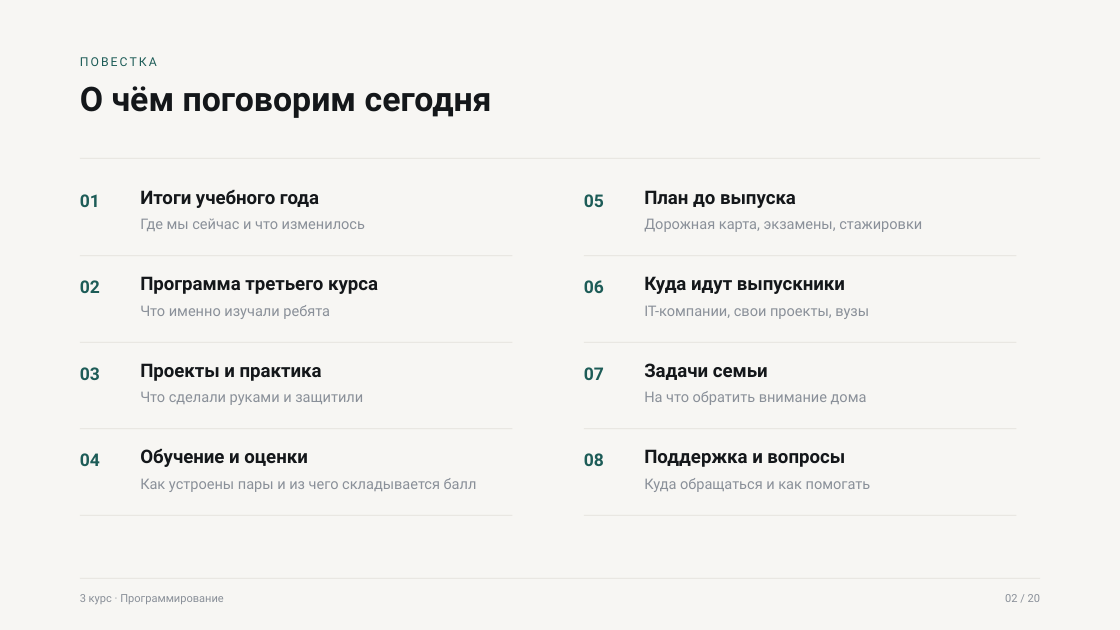
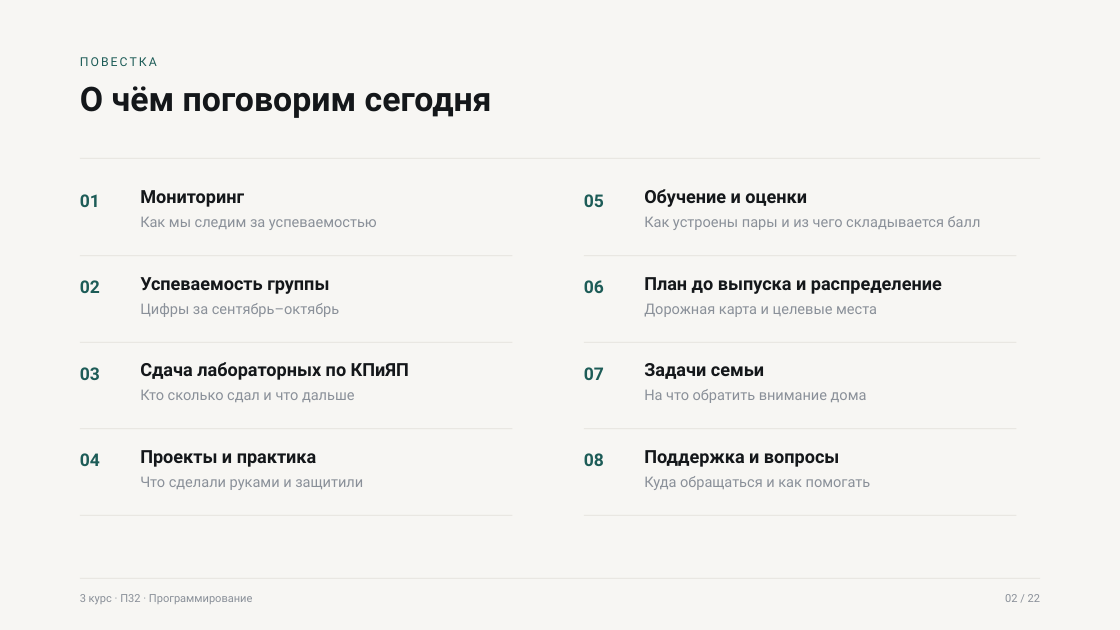
Before and after one commit to gadpam/game, a slide deck: slide 2 of presentation/out/Родительское_собрание_3_курс.pptx. Drawn at 1120x630 pixels with LibreOffice and Linux fonts; fonts in the diff are those of the drawing. Boxes give left, top, right and bottom in pixels: in the first picture for what was removed or moved away, otherwise in the second. Text is boxed around its words. In the diff, an @@ line names an element or a change of style, - is before the commit and + after.

```diff
--- a/presentation/out/Родительское_собрание_3_курс.pptx
+++ b/presentation/out/Родительское_собрание_3_курс.pptx
@@ text at (x1=140, y1=190, x2=244, y2=207): text changed; size 16 to 15.5 pt @@
-Итоги учебного года
+Мониторинг
@@ text at (x1=644, y1=189, x2=807, y2=207): text changed; size 16 to 15.5 pt @@
-План до выпуска
+Обучение и оценки
@@ text at (x1=140, y1=216, x2=377, y2=230): text changed @@
-Где мы сейчас и что изменилось
+Как мы следим за успеваемостью
@@ text "Как устроены пары и из ..." moved from (x1=140, y1=478, x2=477, y2=492) to (x1=644, y1=216, x2=981, y2=230) @@
@@ text removed at (x1=644, y1=218, x2=922, y2=232) @@
-Дорожная карта, экзамены, стажировки
@@ text at (x1=140, y1=277, x2=329, y2=294): text changed; size 16 to 15.5 pt @@
-Программа третьего курса
+Успеваемость группы
@@ text at (x1=644, y1=277, x2=942, y2=294): text changed; size 16 to 15.5 pt @@
-Куда идут выпускники
+План до выпуска и распределение
@@ text at (x1=140, y1=303, x2=339, y2=317): text changed @@
-Что именно изучали ребята
+Цифры за сентябрь–октябрь
@@ text at (x1=644, y1=303, x2=877, y2=317): text changed @@
-IT-компании, свои проекты, вузы
+Дорожная карта и целевые места
@@ text "Задачи семьи" at (x1=644, y1=363, x2=764, y2=379): size 16 to 15.5 pt; line spacing 19.2pt to 18.6pt @@
@@ text at (x1=140, y1=362, x2=409, y2=380): text changed; size 16 to 15.5 pt @@
-Проекты и практика
+Сдача лабораторных по КПиЯП
@@ text added at (x1=140, y1=389, x2=355, y2=402), 12.5 pt, text #8A9099 @@
+Кто сколько сдал и что дальше
@@ text "Поддержка и вопросы" at (x1=644, y1=450, x2=839, y2=467): size 16 to 15.5 pt; line spacing 19.2pt to 18.6pt @@
@@ text at (x1=140, y1=450, x2=317, y2=467): text changed; size 16 to 15.5 pt @@
-Обучение и оценки
+Проекты и практика
@@ text "Что сделали руками и защитили" moved from (x1=140, y1=392, x2=363, y2=405) to (x1=140, y1=477, x2=363, y2=490) @@
@@ text at (x1=80, y1=594, x2=253, y2=604): text changed @@
-3 курс · Программирование
+3 курс · П32 · Программирование
@@ text at (x1=1005, y1=594, x2=1040, y2=602): text changed @@
-02 / 20
+02 / 22
```
Also in this commit, not shown: 14 other slides changed, 7 slides added, 5 slides removed, 5 other files.
